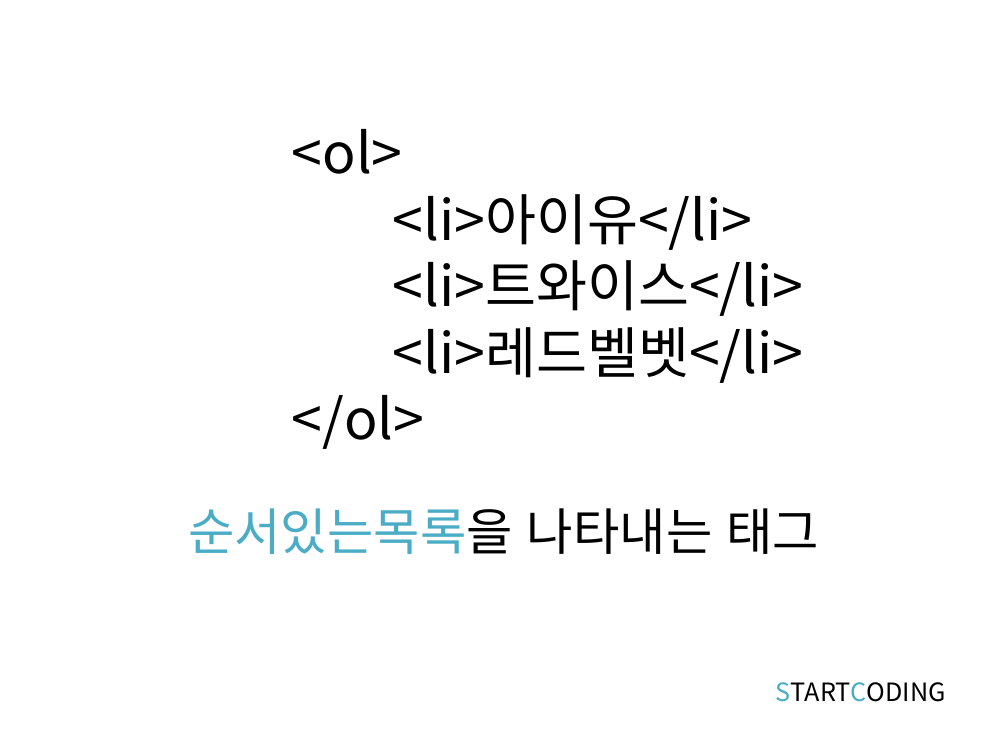
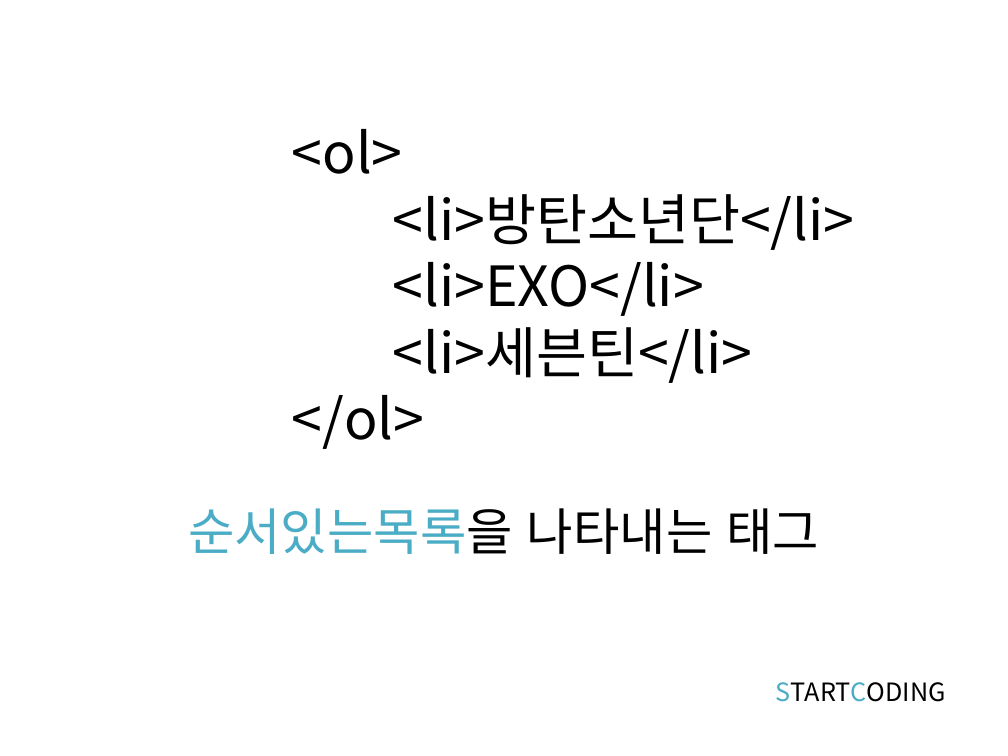
Before and after one commit to kwonkijun/web, a slide deck: slide 5 of 프론트엔드기초(PPT)/HTML5 4강_목록태그.pptx. Drawn at 1008x756 pixels with LibreOffice and Linux fonts; fonts in the diff are those of the drawing. Boxes give left, top, right and bottom in pixels: in the first picture for what was removed or moved away, otherwise in the second. Text is boxed around its words. In the diff, an @@ line names an element or a change of style, - is before the commit and + after.

```diff
--- a/프론트엔드기초(PPT)/HTML5 4강_목록태그.pptx
+++ b/프론트엔드기초(PPT)/HTML5 4강_목록태그.pptx
@@ title at bbox=[292, 129, 855, 449]: text changed @@
-<ol>
-<li>아이유</li>
-<li>트와이스</li>
-<li>레드벨벳</li>
-</ol>
+<ol>
+<li>방탄소년단</li>
+<li>EXO</li>
+<li>세븐틴</li>
+</ol>
```
Also in this commit, not shown: 5 other slides changed, 1 slide added, 13 other files.
